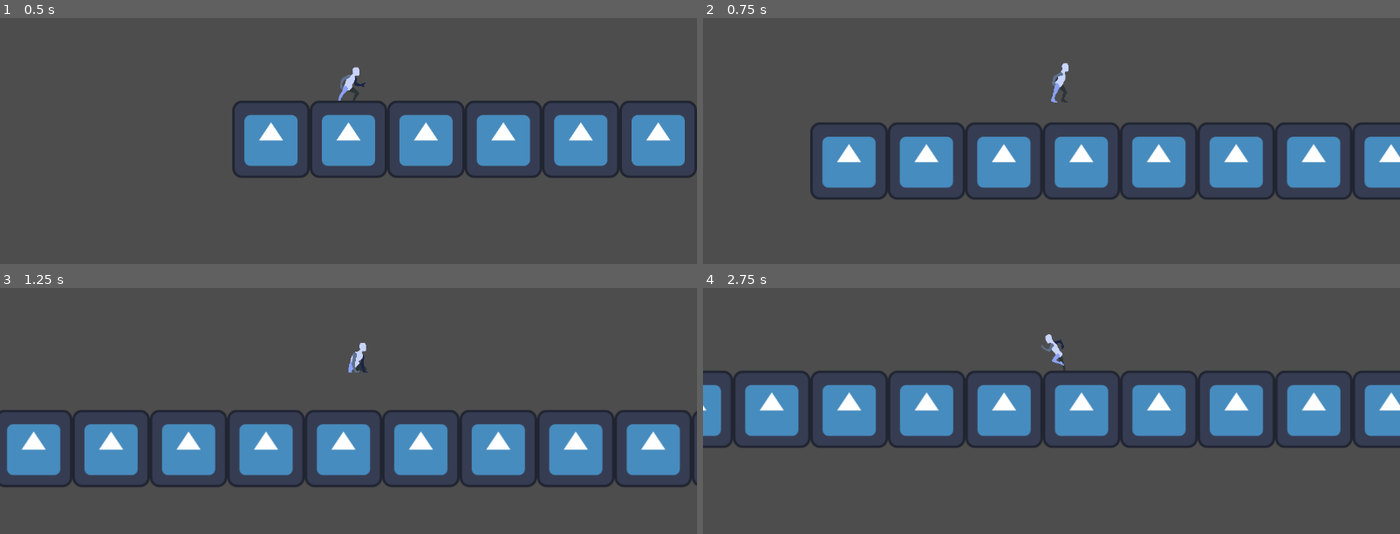
Above: before the commit, frames 1-4 (two rows, left to right).
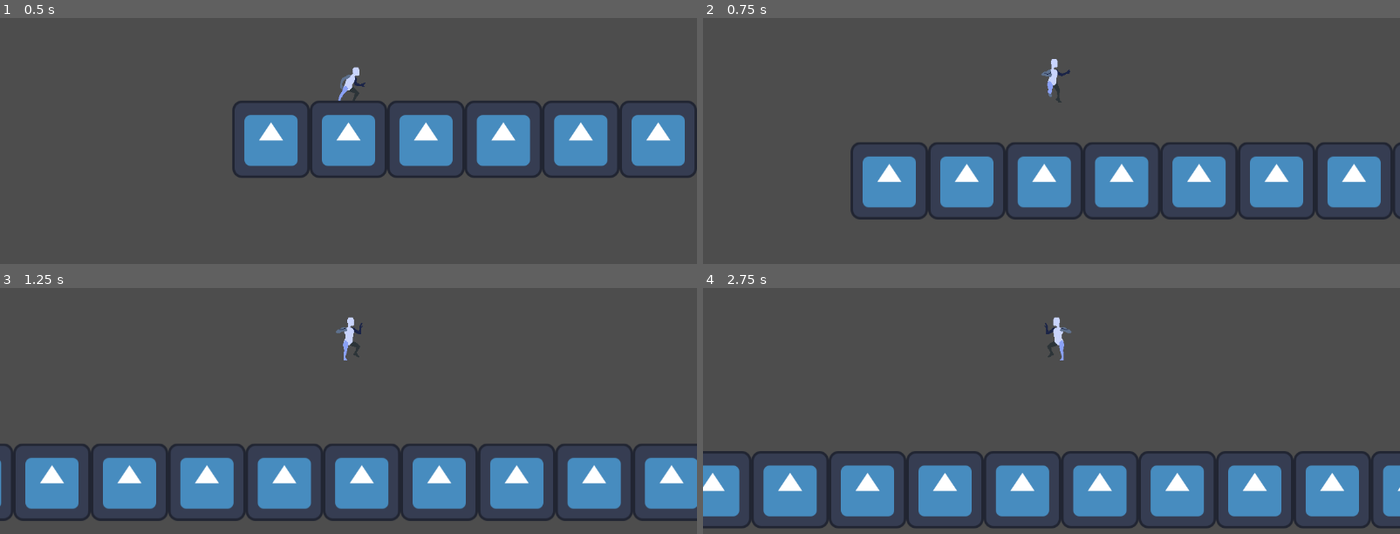
Above: after the commit, the same moments.

Repository: Lotarakuita/ASCENSION
Game: Godot game, scene res://game_(test).tscn
Two runs of this game, one before a commit and one after it. Both use one fixed random seed, a clock stepped at 60 frames per second and the inputs below. The engine's default icon, where the game draws it, is replaced by a stand-in: a white triangle on a blue panel in a dark square.
Inputs:
- Up to frame 1 (0.5 s): no input
- Up to frame 2 (0.75 s): tap Enter (ui_accept) at 0.5 s; hold D (ui_right) from 0.53 s (still down); tap J (ui_select) at 0.6 s
- Up to frame 3 (1.25 s): keep holding D (ui_right); tap Enter (ui_accept) at 0.77, 0.8, 1.07 s
- Up to frame 4 (2.75 s): tap Enter (ui_accept) at 1.35, 1.52, 1.82, 2.3 s; tap J (ui_select) at 1.55, 2.1 s; release D (ui_right) at 2.03 s; hold A (ui_left) from 2.03 s (still down)

Frame 1 is identical in both runs. In frame 2, 20% of the frame differs, in the area x 15-100%, y 16-82%; in frame 3, 28%; in frame 4, 37%, in the area x 0-100%, y 11-98%.

Commit message:
Changed Scripts

Diff:
--- a/Prefabs/player.tscn
+++ b/Prefabs/player.tscn
@@ -113,35 +113,43 @@
 atlas = ExtResource("4_knrd4")
 region = Rect2(512, 0, 128, 128)
 
-[sub_resource type="AtlasTexture" id="AtlasTexture_2nftw"]
-atlas = ExtResource("3_hck1p")
-region = Rect2(384, 0, 128, 128)
-
-[sub_resource type="AtlasTexture" id="AtlasTexture_knrd4"]
-atlas = ExtResource("3_hck1p")
-region = Rect2(512, 0, 128, 128)
-
-[sub_resource type="AtlasTexture" id="AtlasTexture_hck1p"]
+[sub_resource type="AtlasTexture" id="AtlasTexture_4qbli"]
+atlas = ExtResource("3_hck1p")
+region = Rect2(128, 0, 128, 128)
+
+[sub_resource type="AtlasTexture" id="AtlasTexture_08u7w"]
+atlas = ExtResource("3_hck1p")
+region = Rect2(256, 0, 128, 128)
+
+[sub_resource type="AtlasTexture" id="AtlasTexture_kgmex"]
+atlas = ExtResource("3_hck1p")
+region = Rect2(384, 0, 128, 128)
+
+[sub_resource type="AtlasTexture" id="AtlasTexture_2xbkd"]
+atlas = ExtResource("3_hck1p")
+region = Rect2(512, 0, 128, 128)
+
+[sub_resource type="AtlasTexture" id="AtlasTexture_1q4fu"]
 atlas = ExtResource("3_hck1p")
 region = Rect2(640, 0, 128, 128)
 
-[sub_resource type="AtlasTexture" id="AtlasTexture_juxdh"]
+[sub_resource type="AtlasTexture" id="AtlasTexture_jxrwi"]
 atlas = ExtResource("3_hck1p")
 region = Rect2(768, 0, 128, 128)
 
-[sub_resource type="AtlasTexture" id="AtlasTexture_4qbli"]
+[sub_resource type="AtlasTexture" id="AtlasTexture_s2pui"]
 atlas = ExtResource("3_hck1p")
 region = Rect2(896, 0, 128, 128)
 
-[sub_resource type="AtlasTexture" id="AtlasTexture_08u7w"]
+[sub_resource type="AtlasTexture" id="AtlasTexture_acf7d"]
 atlas = ExtResource("3_hck1p")
 region = Rect2(1024, 0, 128, 128)
 
-[sub_resource type="AtlasTexture" id="AtlasTexture_kgmex"]
+[sub_resource type="AtlasTexture" id="AtlasTexture_0srn8"]
 atlas = ExtResource("3_hck1p")
 region = Rect2(1152, 0, 128, 128)
 
-[sub_resource type="AtlasTexture" id="AtlasTexture_2xbkd"]
+[sub_resource type="AtlasTexture" id="AtlasTexture_ba8jc"]
 atlas = ExtResource("3_hck1p")
 region = Rect2(1280, 0, 128, 128)
 
@@ -319,18 +327,6 @@
 }, {
 "frames": [{
 "duration": 1.0,
-"texture": SubResource("AtlasTexture_2nftw")
-}, {
-"duration": 1.0,
-"texture": SubResource("AtlasTexture_knrd4")
-}, {
-"duration": 1.0,
-"texture": SubResource("AtlasTexture_hck1p")
-}, {
-"duration": 1.0,
-"texture": SubResource("AtlasTexture_juxdh")
-}, {
-"duration": 1.0,
 "texture": SubResource("AtlasTexture_4qbli")
 }, {
 "duration": 1.0,
@@ -341,6 +337,24 @@
 }, {
 "duration": 1.0,
 "texture": SubResource("AtlasTexture_2xbkd")
+}, {
+"duration": 1.0,
+"texture": SubResource("AtlasTexture_1q4fu")
+}, {
+"duration": 1.0,
+"texture": SubResource("AtlasTexture_jxrwi")
+}, {
+"duration": 1.0,
+"texture": SubResource("AtlasTexture_s2pui")
+}, {
+"duration": 1.0,
+"texture": SubResource("AtlasTexture_acf7d")
+}, {
+"duration": 1.0,
+"texture": SubResource("AtlasTexture_0srn8")
+}, {
+"duration": 1.0,
+"texture": SubResource("AtlasTexture_ba8jc")
 }],
 "loop": false,
 "name": &"Jump",
@@ -417,22 +431,33 @@
 
 [sub_resource type="CapsuleShape2D" id="CapsuleShape2D_hck1p"]
 radius = 12.0
+height = 36.0
+
+[sub_resource type="CapsuleShape2D" id="CapsuleShape2D_4qbli"]
+height = 38.0
 
 [node name="Player" type="CharacterBody2D"]
 script = ExtResource("1_2nftw")
+metadata/_edit_group_ = true
 
 [node name="AnimatedSprite2D" type="AnimatedSprite2D" parent="."]
 position = Vector2(6, -29)
 sprite_frames = SubResource("SpriteFrames_crusb")
 animation = &"Crouch"
 autoplay = "Ability Use"
+frame = 2
+frame_progress = 1.0
 
 [node name="NormalCollision" type="CollisionShape2D" parent="."]
 position = Vector2(6, 2)
 shape = SubResource("CapsuleShape2D_02twq")
 
 [node name="SlideCollision" type="CollisionShape2D" parent="."]
-position = Vector2(6, 17)
+position = Vector2(-5, 18)
 shape = SubResource("CapsuleShape2D_hck1p")
 
+[node name="CrouchCollision" type="CollisionShape2D" parent="."]
+position = Vector2(2, 13)
+shape = SubResource("CapsuleShape2D_4qbli")
+
 [node name="Camera2D" type="Camera2D" parent="."]
--- a/game_(test).tscn
+++ b/game_(test).tscn
@@ -18,15 +18,6 @@
 
 [node name="Player" parent="." instance=ExtResource("1_rkhd4")]
 position = Vector2(192, 428)
-input_left = "ui_left"
-input_right = "ui_right"
-input_jump = "ui_accept"
-input_dash = "ui_select"
-speed = 700.0
-jump_velocity = -400.0
-dash_speed = 1200.0
-dash_time = 0.3
-slide_time = 1.0
 
 [node name="TileMap" type="TileMap" parent="."]
 tile_set = SubResource("TileSet_rkhd4")
--- a/scripts/player.gd
+++ b/scripts/player.gd
@@ -8,8 +8,7 @@
 @export var input_dash: String = "ui_select"
 @export var input_crouch: String = "ui_down"
 
-
-#Controller Variables
+# Controller Variables
 @export var speed: float = 700.0
 @export var jump_velocity: float = -400.0
 @export var dash_speed: float = 1200.0
@@ -37,7 +36,7 @@
 
 	handle_input()
 	update_movement(delta)
-	play_animation()
+	update_animation() # Changed from play_animation to avoid confusion
 	move_and_slide()
 
 func handle_input():
@@ -88,25 +87,6 @@
 				end_crouch()
 				current_state = State.FALLING if not is_on_floor() else State.IDLE
 
-		State.DASHING:
-			dash_timer -= get_physics_process_delta_time()
-			if dash_timer <= 0:
-				current_state = State.FALLING if not is_on_floor() else State.IDLE
-
-		State.SLIDING:
-			slide_timer -= get_physics_process_delta_time()
-			if slide_timer <= 0 or not crouching or not is_on_floor():
-				end_crouch()
-				current_state = State.FALLING if not is_on_floor() else State.IDLE
-
-		State.CROUCHING:
-			if Input.is_action_just_pressed(input_jump):
-				end_crouch()
-				jump()
-			elif not crouching or not is_on_floor():
-				end_crouch()
-				current_state = State.FALLING if not is_on_floor() else State.IDLE
-
 func update_movement(delta):
 	var direction = Input.get_axis(input_left, input_right)
 
@@ -123,19 +103,31 @@
 		State.DASHING:
 			velocity = dash_direction * dash_speed
 		State.SLIDING:
-			velocity.x = move_toward(velocity.x, 500, speed * delta)
+			velocity.x = move_toward(velocity.x, 500 * sign(velocity.x), speed * delta) # Maintain direction
 		State.CROUCHING:
 			velocity.x = move_toward(velocity.x, 0, speed * 4 * delta)
 
-func play_animation():
+func update_animation():
+	var target_animation = ""
 	match current_state:
-		State.IDLE: animated_sprite.play("Ability Use")
-		State.RUNNING: animated_sprite.play("Run")
-		State.JUMPING: animated_sprite.play("Jump")
-		State.FALLING: animated_sprite.play("Falling")
-		State.DASHING: animated_sprite.play("Dash")
-		State.SLIDING: animated_sprite.play("Slide")
-		State.CROUCHING: animated_sprite.play("Crouch")
+		State.IDLE:
+			target_animation = "Ability Use" # Changed from "Ability Use" (assuming typo)
+		State.RUNNING:
+			target_animation = "Run"
+		State.JUMPING:
+			target_animation = "Jump"
+		State.FALLING:
+			target_animation = "Falling"
+		State.DASHING:
+			target_animation = "Dash"
+		State.SLIDING:
+			target_animation = "Slide"
+		State.CROUCHING:
+			target_animation = "Crouch"
+
+	# Only play if the current animation is different
+	if animated_sprite.animation != target_animation:
+		animated_sprite.play(target_animation)
 
 func jump():
 	velocity.y = jump_velocity
@@ -147,19 +139,22 @@
 	velocity.y = jump_velocity * 0.8
 	has_double_jumped = true
 	can_double_jump = false
+	current_state = State.JUMPING # Ensure state remains JUMPING
+	update_animation() # Ensure "Jump" animation plays
 
 func start_dash():
-	var direction = Input.get_axis(input_left, input_right)
-	if direction == 0:
-		direction = 1
-	dash_direction = Vector2(direction, 0)
-	dash_timer = dash_time
-	current_state = State.DASHING
+	if is_on_floor():
+		var direction = Input.get_axis(input_left, input_right)
+		if direction == 0:
+			direction = 1 if not animated_sprite.flip_h else -1 # Use sprite facing if no input
+		dash_direction = Vector2(direction, 0)
+		dash_timer = dash_time
+		current_state = State.DASHING
 
 func start_slide():
 	if is_on_floor():
-		normal_collision.disabled = false
-		crouch_collision.disabled = true
+		normal_collision.disabled = false # Fixed: Disable normal collision
+		crouch_collision.disabled = true # Fixed: Enable crouch collision
 		slide_timer = slide_time
 		current_state = State.SLIDING
 
Not shown: 1 places in Prefabs/player.tscn that only renumber resources
